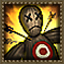
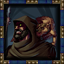
Before/after of a 64 × 64 layered artwork. What changed in the layer stack:
added layer "Frame (Careers)" in group "Icon Frame" over [0,0,64,64]
hid "Accurate Shot" over [1,0,64,63]
showed "Layer 2" over [0,0,62,64]
